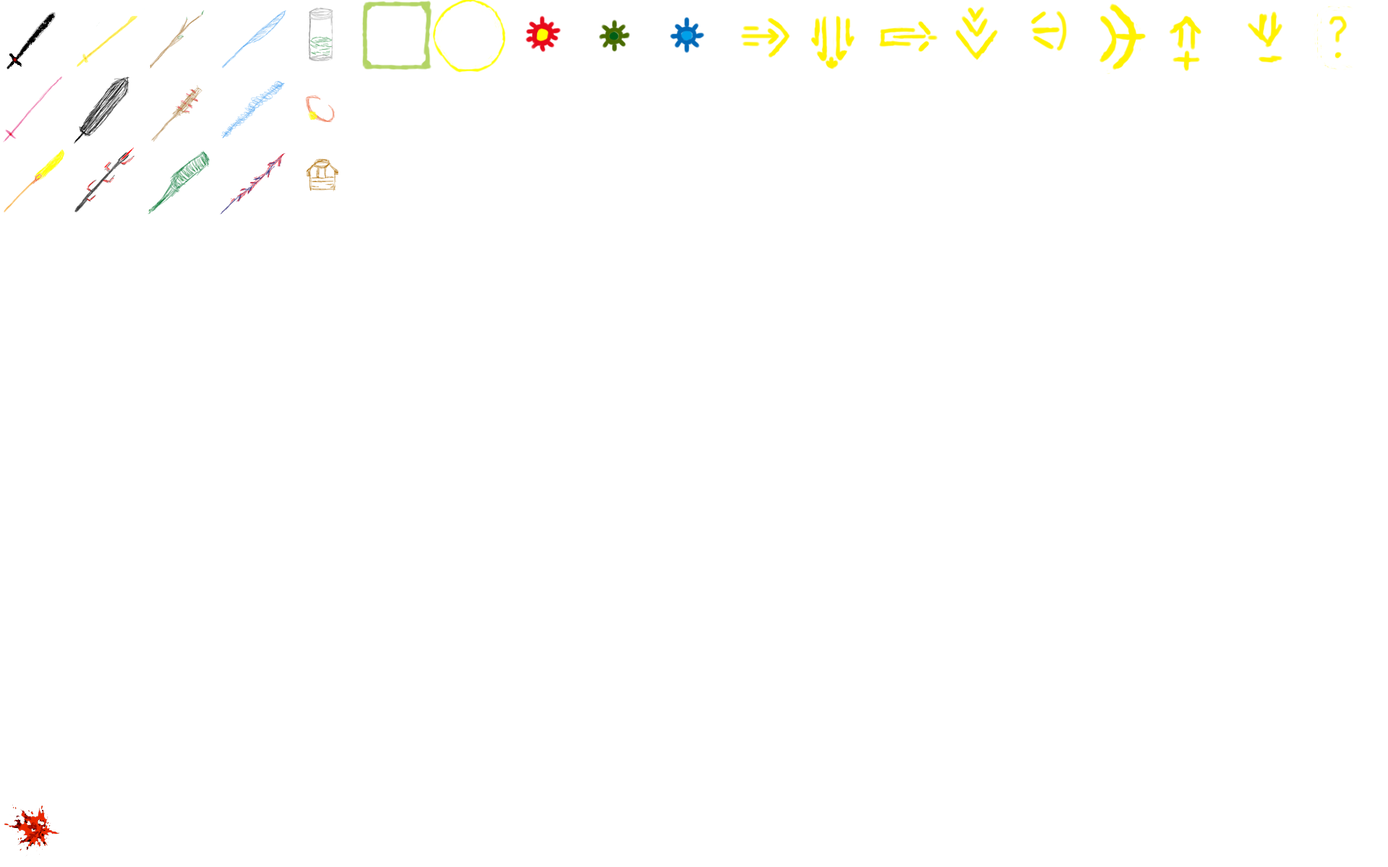
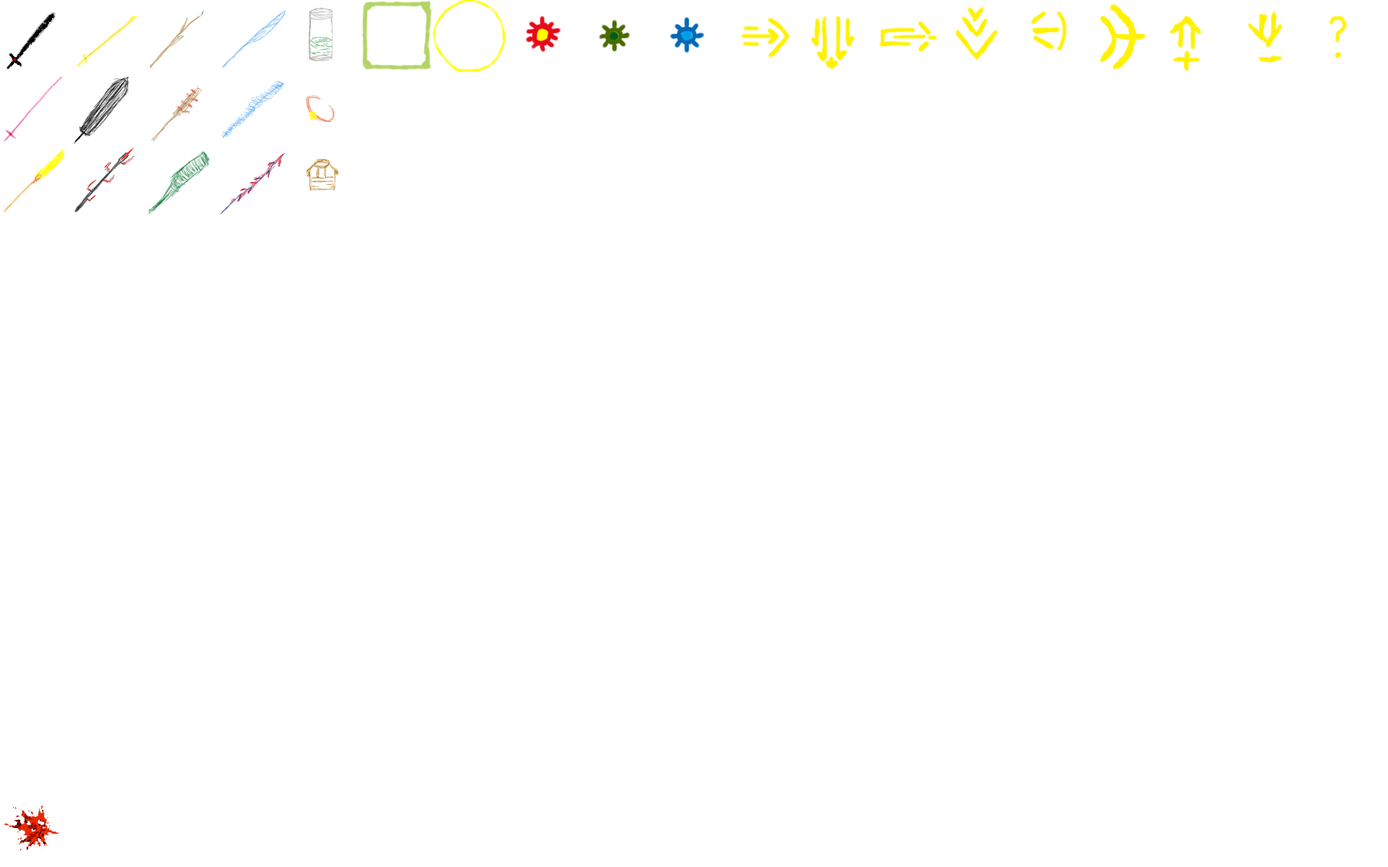
Layer changes from the first 1388x867 image to the second:
painted on "图层 2" over [1313, 5, 1353, 71]
